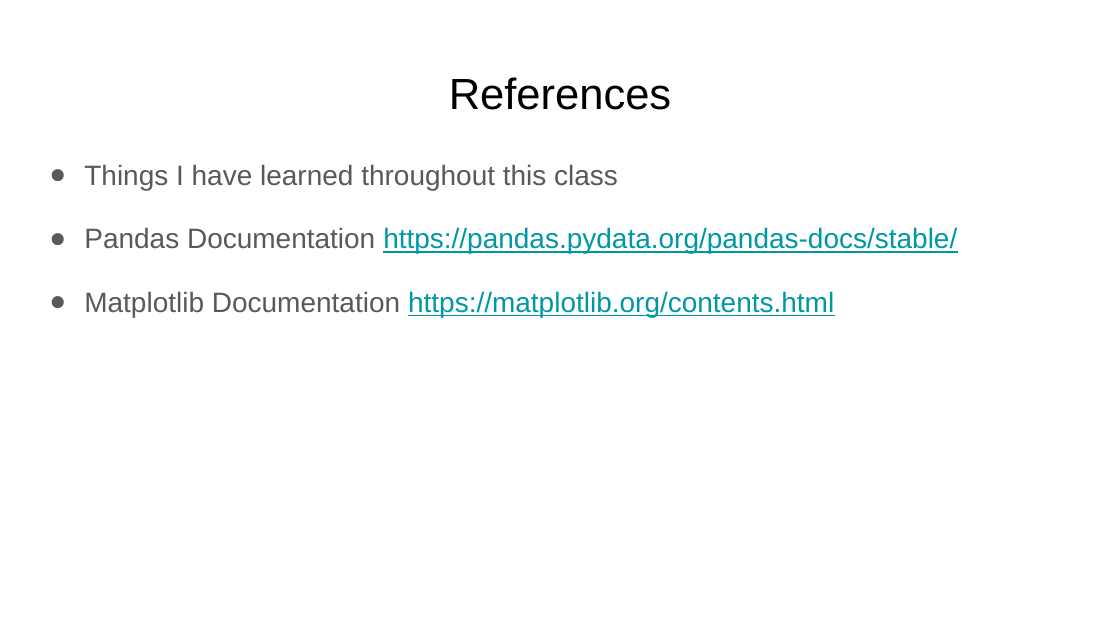
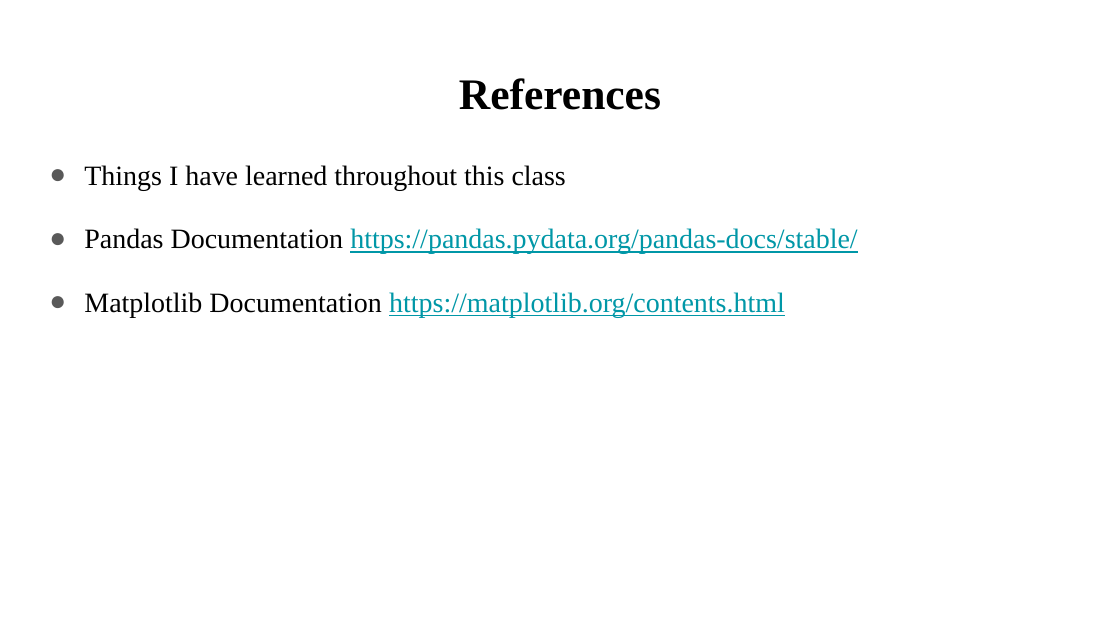
Before and after one commit to Rohithsoman/EdX-Python4DS, a slide deck: slide 10 of DSE 200X_ Mini Project Presentation - Rohith Soman.pptx (slide 8 before the commit). Drawn at 1120x630 pixels with LibreOffice and Linux fonts; fonts in the diff are those of the drawing. Boxes give left, top, right and bottom in pixels: in the first picture for what was removed or moved away, otherwise in the second. Text is boxed around its words. In the diff, an @@ line names an element or a change of style, - is before the commit and + after.

```diff
--- a/DSE 200X_ Mini Project Presentation - Rohith Soman.pptx
+++ b/DSE 200X_ Mini Project Presentation - Rohith Soman.pptx
@@ title "References" at (x1=459, y1=78, x2=661, y2=110): font Arial to Times New Roman, bold on @@
@@ text "Things I have learned throughout ..." at (x1=84, y1=165, x2=857, y2=317): font Arial to Times New Roman; text colour #595959 to #000000 in "Things I have learned throughout this class", "Pandas Documentation", "Matplotlib Documentation" @@
```
Also in this commit, not shown: 5 other slides changed, 4 slides added, 2 slides removed.
